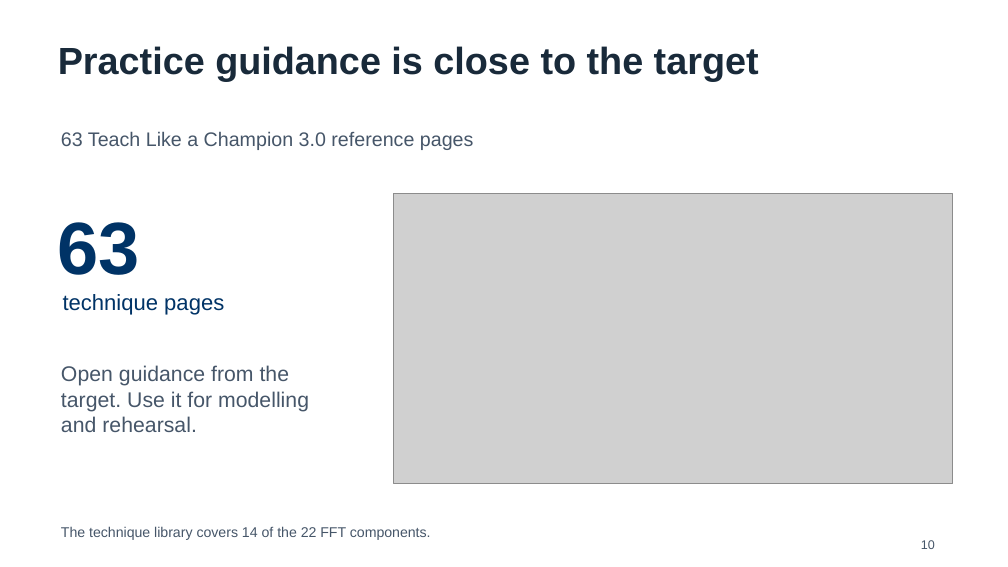
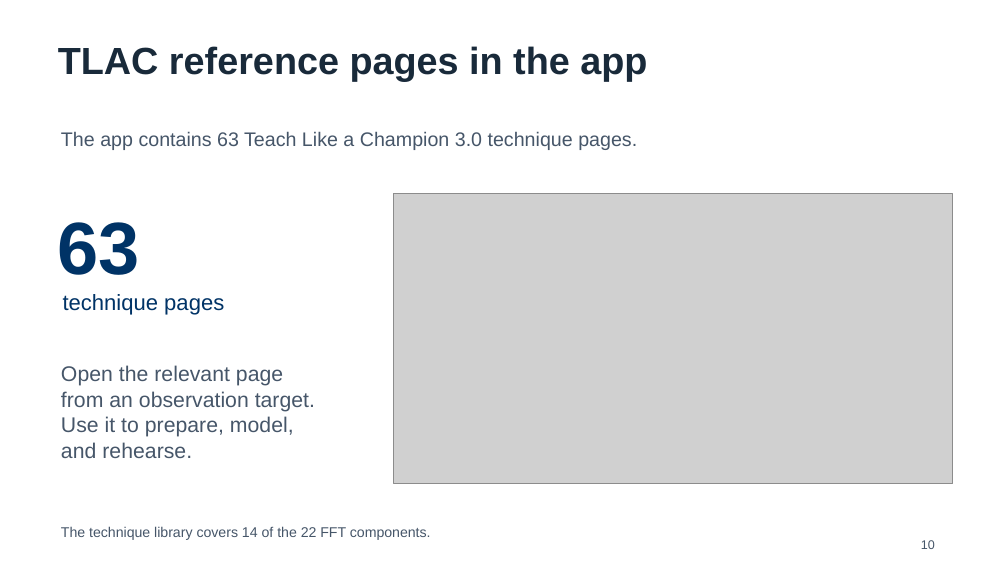
Before and after one commit to bodangren/ra-math-advantage, a slide deck: slide 10 of outputs/danielson-slt_20260907/output/HDKWA-Danielson-SLT-Feature-Review-Final.pptx. Drawn at 1008x567 pixels with LibreOffice and Linux fonts; fonts in the diff are those of the drawing; grey boxes stand for pictures. Boxes give left, top, right and bottom in pixels: in the first picture for what was removed or moved away, otherwise in the second. Text is boxed around its words. In the diff, an @@ line names an element or a change of style, - is before the commit and + after.

```diff
--- a/outputs/danielson-slt_20260907/output/HDKWA-Danielson-SLT-Feature-Review-Final.pptx
+++ b/outputs/danielson-slt_20260907/output/HDKWA-Danielson-SLT-Feature-Review-Final.pptx
@@ text at [58, 46, 647, 81]: text changed @@
-Practice guidance is close to the target
+TLAC reference pages in the app
@@ text at [61, 131, 637, 150]: text changed @@
-63 Teach Like a Champion 3.0 reference pages
+The app contains 63 Teach Like a Champion 3.0 technique pages.
@@ text at [61, 365, 315, 458]: text changed @@
-Open guidance from the target. Use it for modelling and rehearsal.
+Open the relevant page from an observation target. Use it to prepare, model, and rehearse.
```
Also in this commit, not shown: 15 other slides changed, 2 slides added, 1 slide removed.
